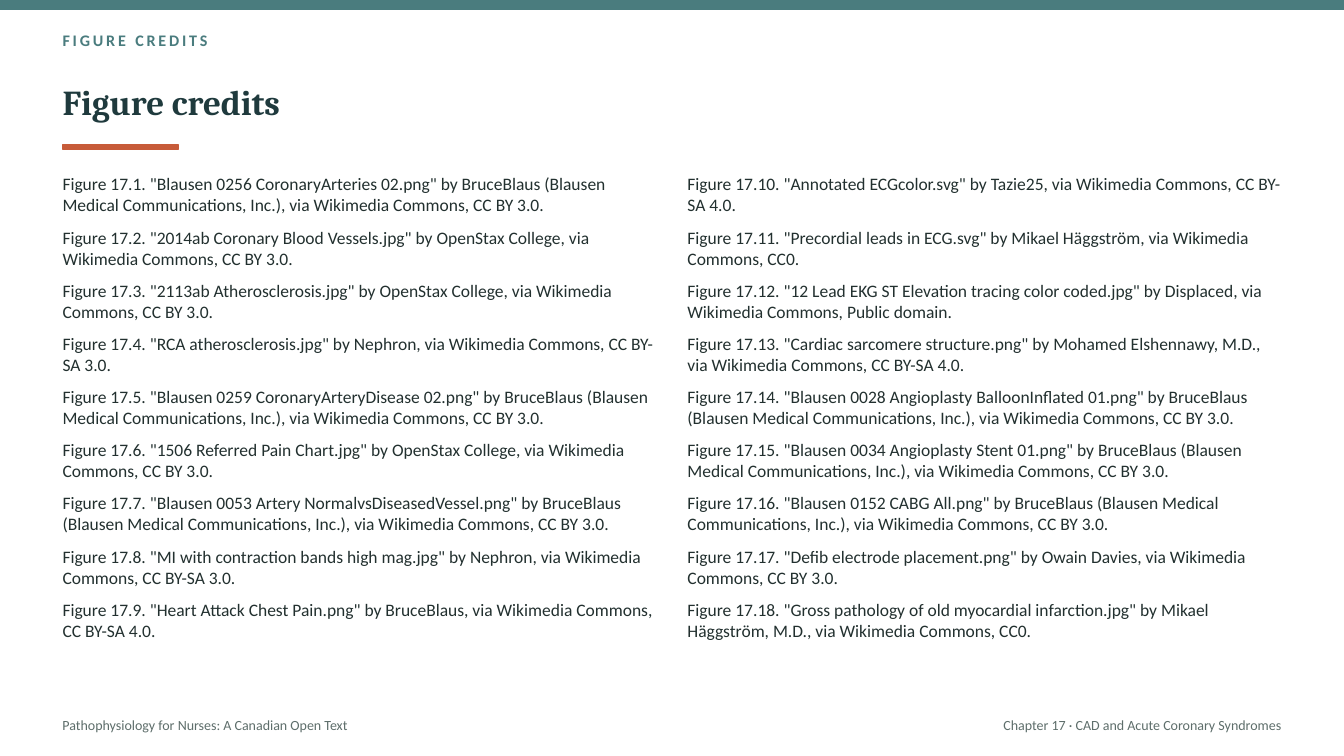
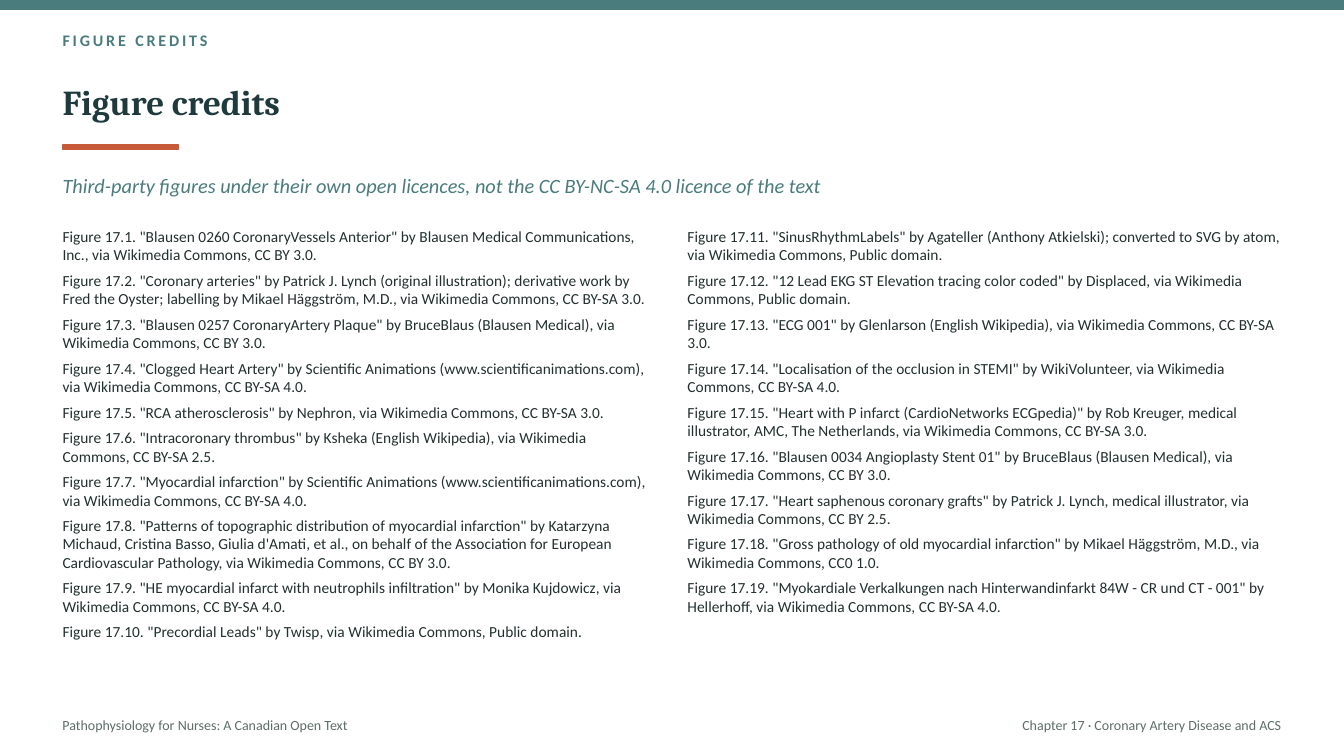
Before and after one commit to andrewleenl/opensourcenursing, a slide deck: slide 55 of Ch17_Coronary_Artery_Disease_and_Acute_Coronary_Syndromes_Lecture_Presentation.pptx (slide 67 before the commit). Drawn at 1344x756 pixels with LibreOffice and Linux fonts; fonts in the diff are those of the drawing. Boxes give left, top, right and bottom in pixels: in the first picture for what was removed or moved away, otherwise in the second. Text is boxed around its words. In the diff, an @@ line names an element or a change of style, - is before the commit and + after.

```diff
--- a/Ch17_Coronary_Artery_Disease_and_Acute_Coronary_Syndromes_Lecture_Presentation.pptx
+++ b/Ch17_Coronary_Artery_Disease_and_Acute_Coronary_Syndromes_Lecture_Presentation.pptx
@@ text added at [63, 179, 821, 197], 14.5 pt, text #4A7C7E, italic @@
+Third-party figures under their own open licences, not the CC BY-NC-SA 4.0 licence of the text
@@ text at [63, 231, 645, 640]: text changed; size 12.5 to 11 pt @@
-Figure 17.1. "Blausen 0256 CoronaryArteries 02.png" by BruceBlaus (Blausen Medical Communications, Inc.), via Wikimedia Commons, CC BY 3.0.
-Figure 17.2. "2014ab Coronary Blood Vessels.jpg" by OpenStax College, via Wikimedia Commons, CC BY 3.0.
-Figure 17.3. "2113ab Atherosclerosis.jpg" by OpenStax College, via Wikimedia Commons, CC BY 3.0.
-Figure 17.4. "RCA atherosclerosis.jpg" by Nephron, via Wikimedia Commons, CC BY-SA 3.0.
-Figure 17.5. "Blausen 0259 CoronaryArteryDisease 02.png" by BruceBlaus (Blausen Medical Communications, Inc.), via Wikimedia Commons, CC BY 3.0.
-Figure 17.6. "1506 Referred Pain Chart.jpg" by OpenStax College, via Wikimedia Commons, CC BY 3.0.
-Figure 17.7. "Blausen 0053 Artery NormalvsDiseasedVessel.png" by BruceBlaus (Blausen Medical Communications, Inc.), via Wikimedia Commons, CC BY 3.0.
-Figure 17.8. "MI with contraction bands high mag.jpg" by Nephron, via Wikimedia Commons, CC BY-SA 3.0.
-Figure 17.9. "Heart Attack Chest Pain.png" by BruceBlaus, via Wikimedia Commons, CC BY-SA 4.0.
+Figure 17.1. "Blausen 0260 CoronaryVessels Anterior" by Blausen Medical Communications, Inc., via Wikimedia Commons, CC BY 3.0.
+Figure 17.2. "Coronary arteries" by Patrick J. Lynch (original illustration); derivative work by Fred the Oyster; labelling by Mikael Häggström, M.D., via Wikimedia Commons, CC BY-SA 3.0.
+Figure 17.3. "Blausen 0257 CoronaryArtery Plaque" by BruceBlaus (Blausen Medical), via Wikimedia Commons, CC BY 3.0.
+Figure 17.4. "Clogged Heart Artery" by Scientific Animations (www.scientificanimations.com), via Wikimedia Commons, CC BY-SA 4.0.
+Figure 17.5. "RCA atherosclerosis" by Nephron, via Wikimedia Commons, CC BY-SA 3.0.
+Figure 17.6. "Intracoronary thrombus" by Ksheka (English Wikipedia), via Wikimedia Commons, CC BY-SA 2.5.
+Figure 17.7. "Myocardial infarction" by Scientific Animations (www.scientificanimations.com), via Wikimedia Commons, CC BY-SA 4.0.
+Figure 17.8. "Patterns of topographic distribution of myocardial infarction" by Katarzyna Michaud, Cristina Basso, Giulia d'Amati, et al., on behalf of the Association for European Cardiovascular Pathology, via Wikimedia Commons, CC BY 3.0.
+Figure 17.9. "HE myocardial infarct with neutrophils infiltration" by Monika Kujdowicz, via Wikimedia Commons, CC BY-SA 4.0.
+Figure 17.10. "Precordial Leads" by Twisp, via Wikimedia Commons, Public domain.
@@ text at [687, 231, 1280, 614]: text changed; size 12.5 to 11 pt @@
-Figure 17.10. "Annotated ECGcolor.svg" by Tazie25, via Wikimedia Commons, CC BY-SA 4.0.
-Figure 17.11. "Precordial leads in ECG.svg" by Mikael Häggström, via Wikimedia Commons, CC0.
-Figure 17.12. "12 Lead EKG ST Elevation tracing color coded.jpg" by Displaced, via Wikimedia Commons, Public domain.
-Figure 17.13. "Cardiac sarcomere structure.png" by Mohamed Elshennawy, M.D., via Wikimedia Commons, CC BY-SA 4.0.
-Figure 17.14. "Blausen 0028 Angioplasty BalloonInflated 01.png" by BruceBlaus (Blausen Medical Communications, Inc.), via Wikimedia Commons, CC BY 3.0.
-Figure 17.15. "Blausen 0034 Angioplasty Stent 01.png" by BruceBlaus (Blausen Medical Communications, Inc.), via Wikimedia Commons, CC BY 3.0.
-Figure 17.16. "Blausen 0152 CABG All.png" by BruceBlaus (Blausen Medical Communications, Inc.), via Wikimedia Commons, CC BY 3.0.
-Figure 17.17. "Defib electrode placement.png" by Owain Davies, via Wikimedia Commons, CC BY 3.0.
-Figure 17.18. "Gross pathology of old myocardial infarction.jpg" by Mikael Häggström, M.D., via Wikimedia Commons, CC0.
+Figure 17.11. "SinusRhythmLabels" by Agateller (Anthony Atkielski); converted to SVG by atom, via Wikimedia Commons, Public domain.
+Figure 17.12. "12 Lead EKG ST Elevation tracing color coded" by Displaced, via Wikimedia Commons, Public domain.
+Figure 17.13. "ECG 001" by Glenlarson (English Wikipedia), via Wikimedia Commons, CC BY-SA 3.0.
+Figure 17.14. "Localisation of the occlusion in STEMI" by WikiVolunteer, via Wikimedia Commons, CC BY-SA 4.0.
+Figure 17.15. "Heart with P infarct (CardioNetworks ECGpedia)" by Rob Kreuger, medical illustrator, AMC, The Netherlands, via Wikimedia Commons, CC BY-SA 3.0.
+Figure 17.16. "Blausen 0034 Angioplasty Stent 01" by BruceBlaus (Blausen Medical), via Wikimedia Commons, CC BY 3.0.
+Figure 17.17. "Heart saphenous coronary grafts" by Patrick J. Lynch, medical illustrator, via Wikimedia Commons, CC BY 2.5.
+Figure 17.18. "Gross pathology of old myocardial infarction" by Mikael Häggström, M.D., via Wikimedia Commons, CC0 1.0.
+Figure 17.19. "Myokardiale Verkalkungen nach Hinterwandinfarkt 84W - CR und CT - 001" by Hellerhoff, via Wikimedia Commons, CC BY-SA 4.0.
@@ text at [1022, 720, 1281, 732]: text changed @@
-Chapter 17 · CAD and Acute Coronary Syndromes
+Chapter 17 · Coronary Artery Disease and ACS
```
Also in this commit, not shown: 7 other slides changed, 47 slides added, 59 slides removed, 1 other file.
